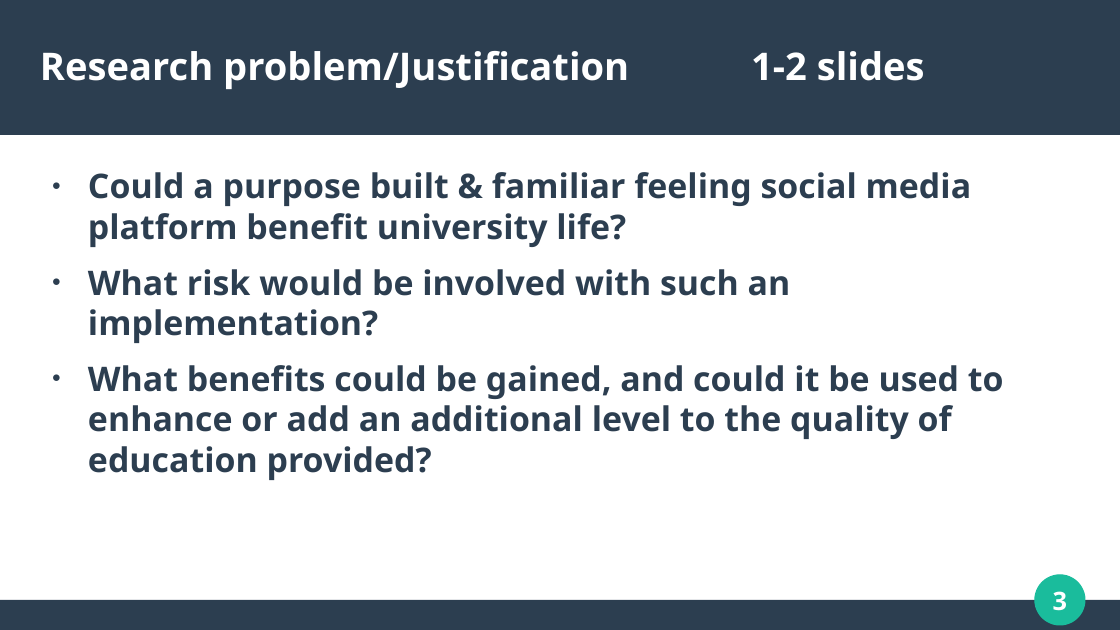
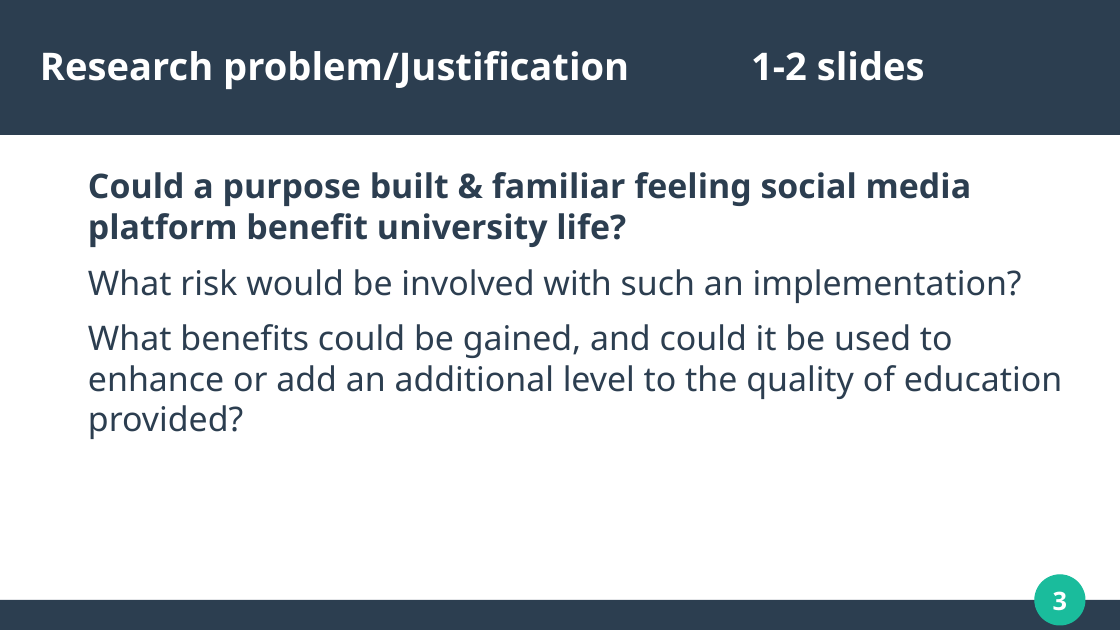
Before and after one commit to dannydaley/myUniSocial, a slide deck: slide 3 of Documentation/COMP320 PRESENTATION.odp. Drawn at 1120x630 pixels with LibreOffice and Linux fonts; fonts in the diff are those of the drawing. Boxes give left, top, right and bottom in pixels: in the first picture for what was removed or moved away, otherwise in the second. Text is boxed around its words. In the diff, an @@ line names an element or a change of style, - is before the commit and + after.

```diff
--- a/Documentation/COMP320 PRESENTATION.odp
+++ b/Documentation/COMP320 PRESENTATION.odp
@@ text "Could a purpose built & ..." at (x1=88, y1=172, x2=1063, y2=439): bold off in "What risk would be involved with such ...", "What benefits could be gained, and could ..."; bullet ● to none @@
```
Also in this commit, not shown: 9 other slides changed, 2 slides added, 2 slides removed, 1 other file.
